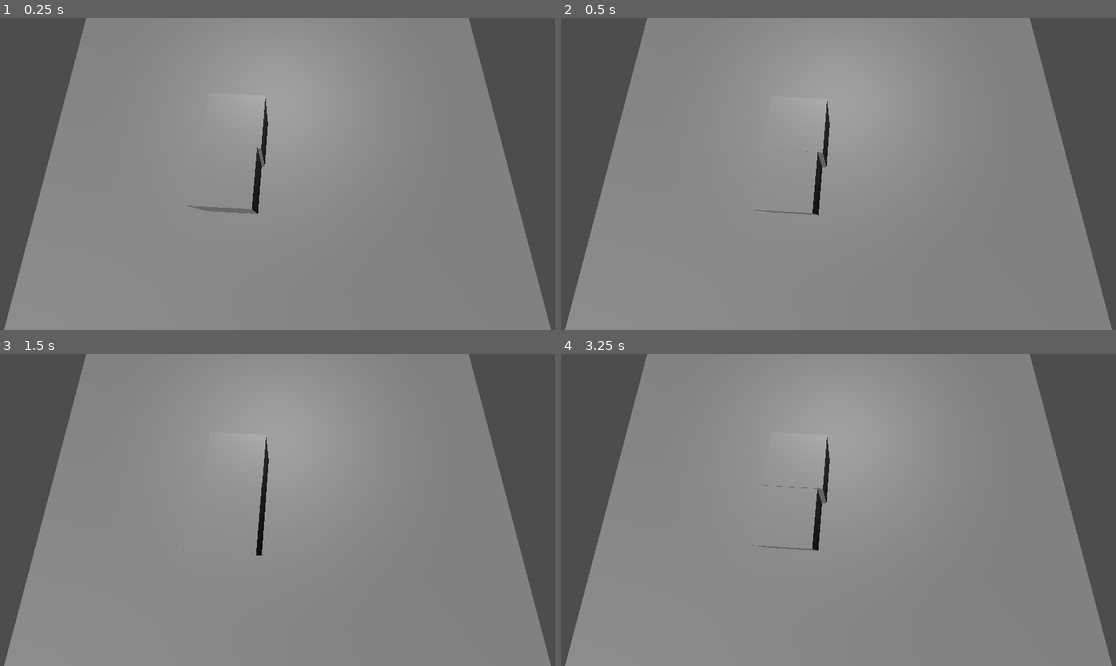
Above: before the commit, frames 1-4 (two rows, left to right).
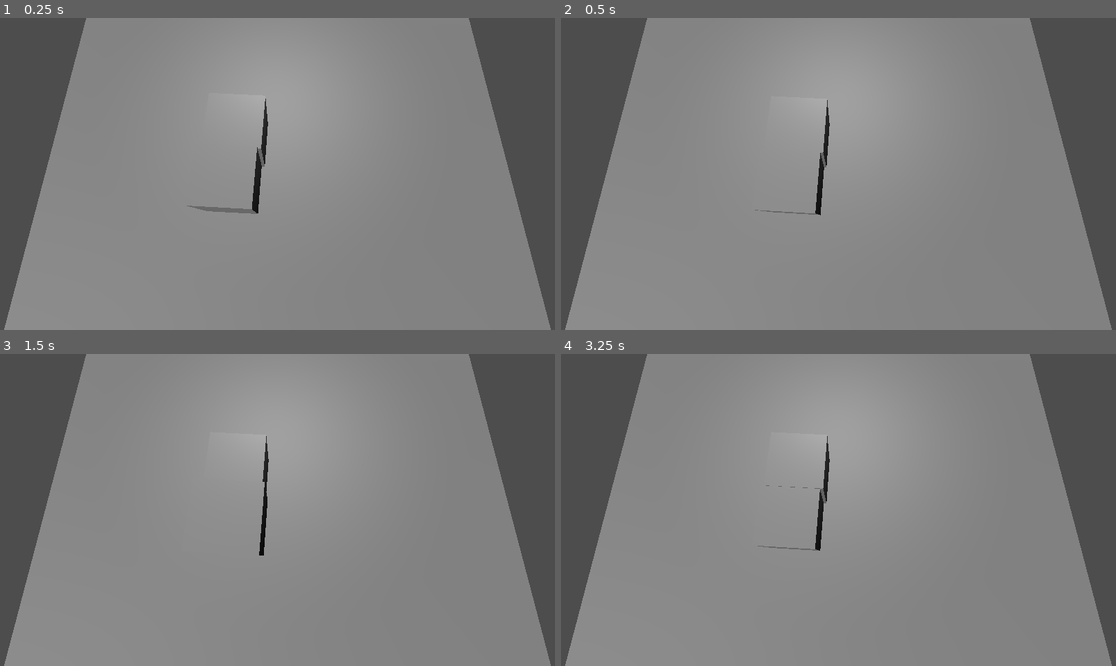
Above: after the commit, the same moments.

Repository: Fgj-vky/packing-sim
Game: Godot game, scene res://scenes/ItemDragScene.tscn
The game is run twice, just before and just after one commit, with the same random seed, the same clock (stepped at 60 frames per second) and the same inputs.
Inputs (mouse positions are in pixels of both pictures, inside the frame that each line leads up to):
- Up to frame 1 (0.25 s): no input
- Up to frame 2 (0.5 s): no input
- Up to frame 3 (1.5 s): move the mouse to (399, 494) at 0.52 s; click (399, 494) at 0.67 s; tap Enter at 1.25 s; drag from (166, 525) to (249, 572) at 1.27 s
- Up to frame 4 (3.25 s): tap Space at 2 s; move the mouse to (894, 441) at 2.02 s; click (894, 441) at 2.17 s; tap Enter at 2.75 s; drag from (810, 572) to (672, 463) at 2.77 s

Frame 1 is identical in both runs. In frame 2, 0.2% of the frame differs, in the area x 33-49%, y 26-64%; in frame 3, 0.2%, in the area x 32-49%, y 26-65%; in frame 4, 0.2%.

Commit message:
Now items move sensibly

Diff:
--- a/prefabs/dragableObject/dragableObject.tscn
+++ b/prefabs/dragableObject/dragableObject.tscn
@@ -1,12 +1,16 @@
-[gd_scene load_steps=4 format=3 uid="uid://cwh5582l31gnm"]
+[gd_scene load_steps=5 format=3 uid="uid://cwh5582l31gnm"]
 
 [ext_resource type="Script" path="res://prefabs/dragableObject/dragable_object.gd" id="1_41c0n"]
+
+[sub_resource type="PhysicsMaterial" id="PhysicsMaterial_4h5ay"]
+friction = 0.0
 
 [sub_resource type="BoxShape3D" id="BoxShape3D_wf7ck"]
 
 [sub_resource type="BoxMesh" id="BoxMesh_053v4"]
 
 [node name="DragableObject" type="RigidBody3D"]
+physics_material_override = SubResource("PhysicsMaterial_4h5ay")
 script = ExtResource("1_41c0n")
 
 [node name="CollisionShape3D" type="CollisionShape3D" parent="."]
--- a/prefabs/itemConveyor/itemConveyor.tscn
+++ b/prefabs/itemConveyor/itemConveyor.tscn
@@ -1,7 +1,10 @@
-[gd_scene load_steps=5 format=3 uid="uid://c5e23mmpnagn"]
+[gd_scene load_steps=6 format=3 uid="uid://c5e23mmpnagn"]
 
 [ext_resource type="Script" path="res://prefabs/itemConveyor/item_conveyor.gd" id="1_cgf3e"]
 [ext_resource type="PackedScene" uid="uid://cwh5582l31gnm" path="res://prefabs/dragableObject/dragableObject.tscn" id="2_f6fk4"]
+
+[sub_resource type="PhysicsMaterial" id="PhysicsMaterial_toqgl"]
+friction = 0.0
 
 [sub_resource type="PlaneMesh" id="PlaneMesh_lukbu"]
 
@@ -9,16 +12,19 @@
 size = Vector3(6.18848, 0.0187988, 1.01855)
 
 [node name="ItemConveyor" type="Node3D"]
-transform = Transform3D(2.22361, 0, 0, 0, 1, 0, 0, 0, 1.98184, 0, 0, 0)
+transform = Transform3D(5.66344, 0, 0, 0, 1, 0, 0, 0, 1.98184, 0, 0, 0)
 script = ExtResource("1_cgf3e")
 items = Array[PackedScene]([ExtResource("2_f6fk4")])
+itemSpacing = 0.1
+conveyorSpeed = 3.0
 
 [node name="SpawnPoint" type="Node3D" parent="."]
-transform = Transform3D(2.1, 0, 0, 0, 2.1, 0, 0, 0, 2.1, -3.05952, 1.03964, 0)
+transform = Transform3D(2.1, 0, 0, 0, 2.1, 0, 0, 0, 2.1, -2.76909, 4.00132, 0)
 
 [node name="ItemHolder" type="Node3D" parent="."]
 
 [node name="RigidBody3D" type="RigidBody3D" parent="."]
+physics_material_override = SubResource("PhysicsMaterial_toqgl")
 gravity_scale = 0.0
 lock_rotation = true
 freeze = true
--- a/prefabs/itemConveyor/item_conveyor.gd
+++ b/prefabs/itemConveyor/item_conveyor.gd
@@ -29,9 +29,8 @@
     for item : RigidBody3D in itemsMoving:
         var targetPos = itemsMoving[item];
         if(item.position.x >= targetPos.x):
+            item.linear_velocity = Vector3(0,0,0);
             continue;
-        item.move_and_collide(Vector3(conveyorSpeed * delta,0 ,0));
-
         pass
     pass
 
@@ -42,5 +41,5 @@
 
     itemsOnBelt.append(nextItem);
     itemsMoving[nextItem] = position - Vector3(itemsOnBelt.size() * itemSpacing,0,0);
-
+    nextItem.linear_velocity += Vector3(conveyorSpeed, 0 ,0);
     pass
